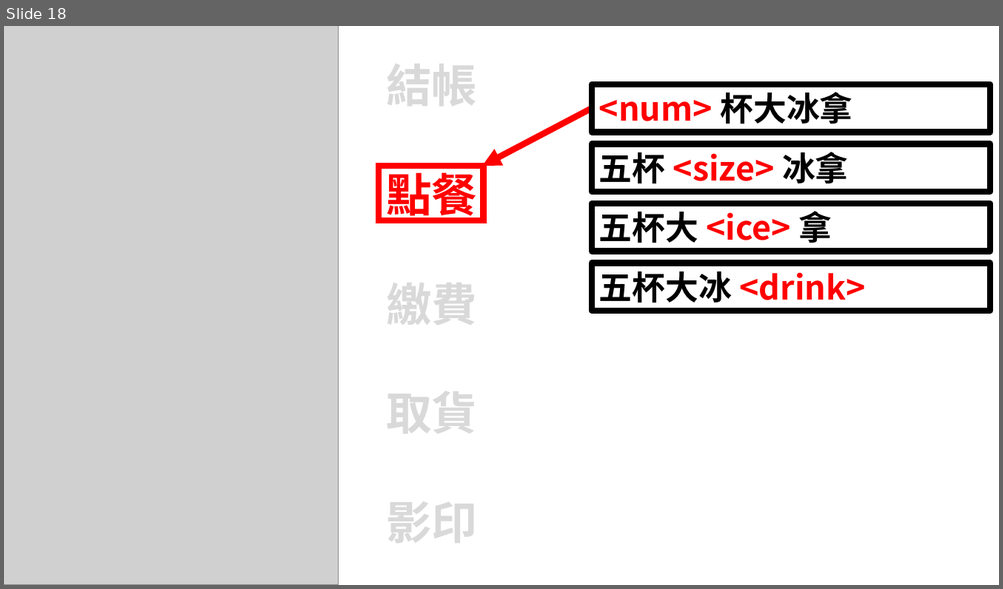
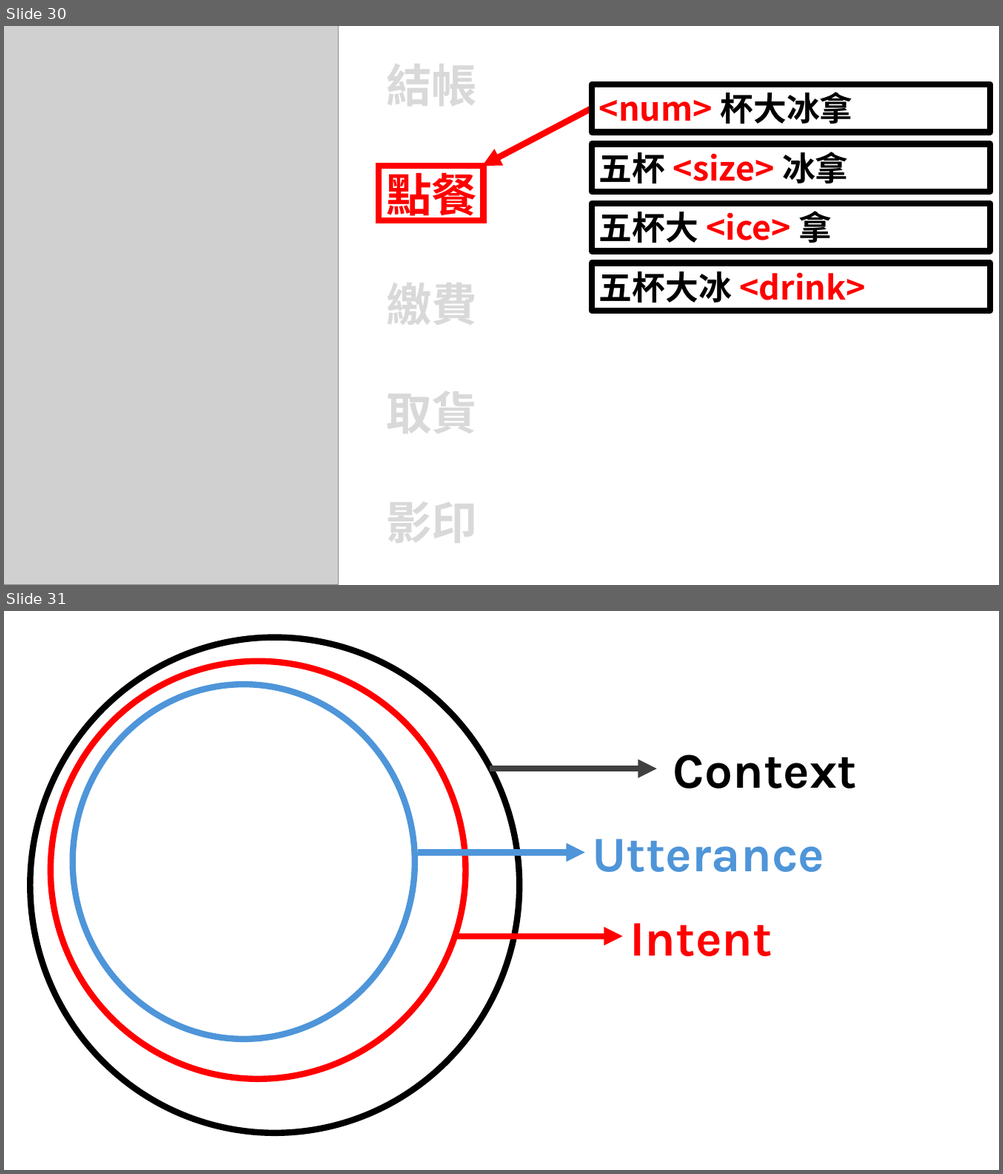
Before and after one commit to MENGHSUANCHUNG/24SS_NLP_workshop, a slide deck: Week07_Comparison/WEEK07.pptx. Shown one above the other, each under a label of ours: slide 18 before the commit, slides 30 and 31 after it. The pictures are 1003x589 and 1003x1174 pixels, drawn with LibreOffice and Linux fonts; fonts in the diff are those of the drawing; grey boxes stand for pictures. Boxes give left, top, right and bottom in pixels: in the first picture for what was removed or moved away, otherwise in the second. Text is boxed around its words. In the diff, an @@ line names an element or a change of style, - is before the commit and + after.

```diff
--- a/Week07_Comparison/WEEK07.pptx
+++ b/Week07_Comparison/WEEK07.pptx
@@ slide 31 added at box(4, 611, 999, 1170), background #FFFFFF @@
@@ ellipse added at box(30, 637, 520, 1133), outline #000000 6 pt @@
@@ ellipse added at box(51, 661, 465, 1079), outline #FF0000 6 pt @@
@@ ellipse added at box(73, 684, 415, 1039), outline #4E95D9 6 pt @@
@@ text added at box(673, 755, 856, 789), 48 pt, text #000000, bold @@
+Context
@@ arrow added from (489, 769) to (657, 769), #404040 6 pt @@
@@ arrow added from (418, 853) to (585, 853), #4E95D9 6 pt @@
@@ text added at box(592, 839, 825, 872), 48 pt, text #4E95D9, bold @@
+Utterance
@@ arrow added from (455, 937) to (623, 937), #FF0000 6 pt @@
@@ text added at box(630, 923, 773, 957), 48 pt, text #FF0000, bold @@
+Intent
@@ what was slide 18 is now slide 30 @@
```
Also in this commit, not shown: 1 slide changed, 12 other slides added, 1 slide removed.
